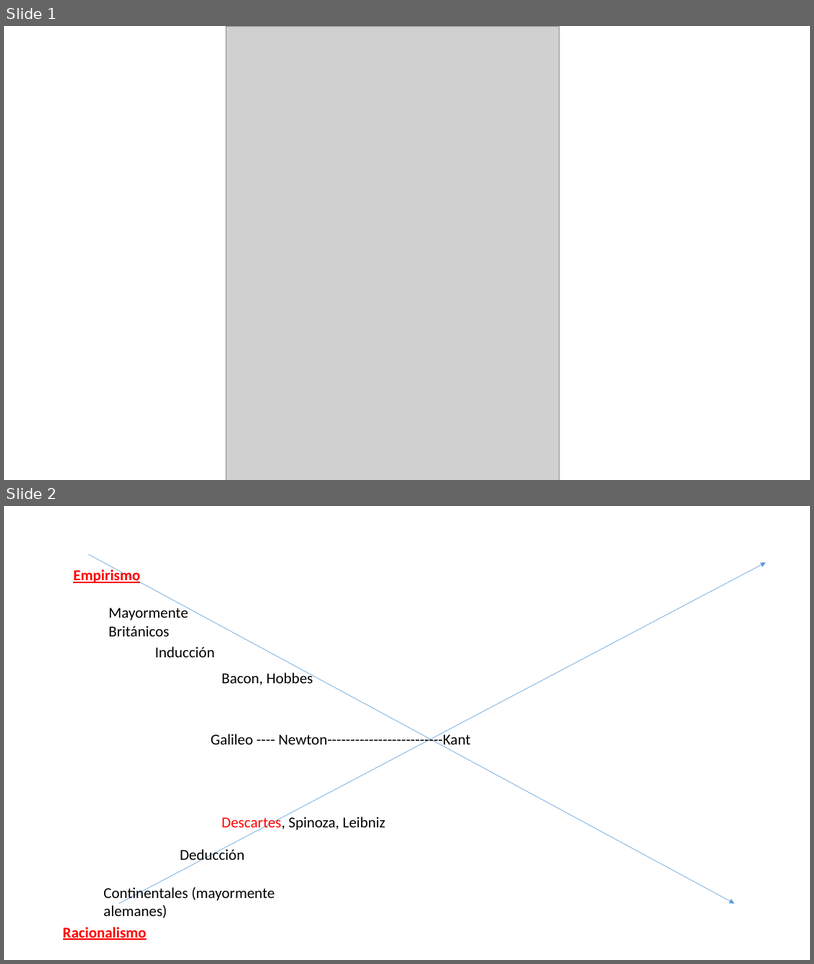
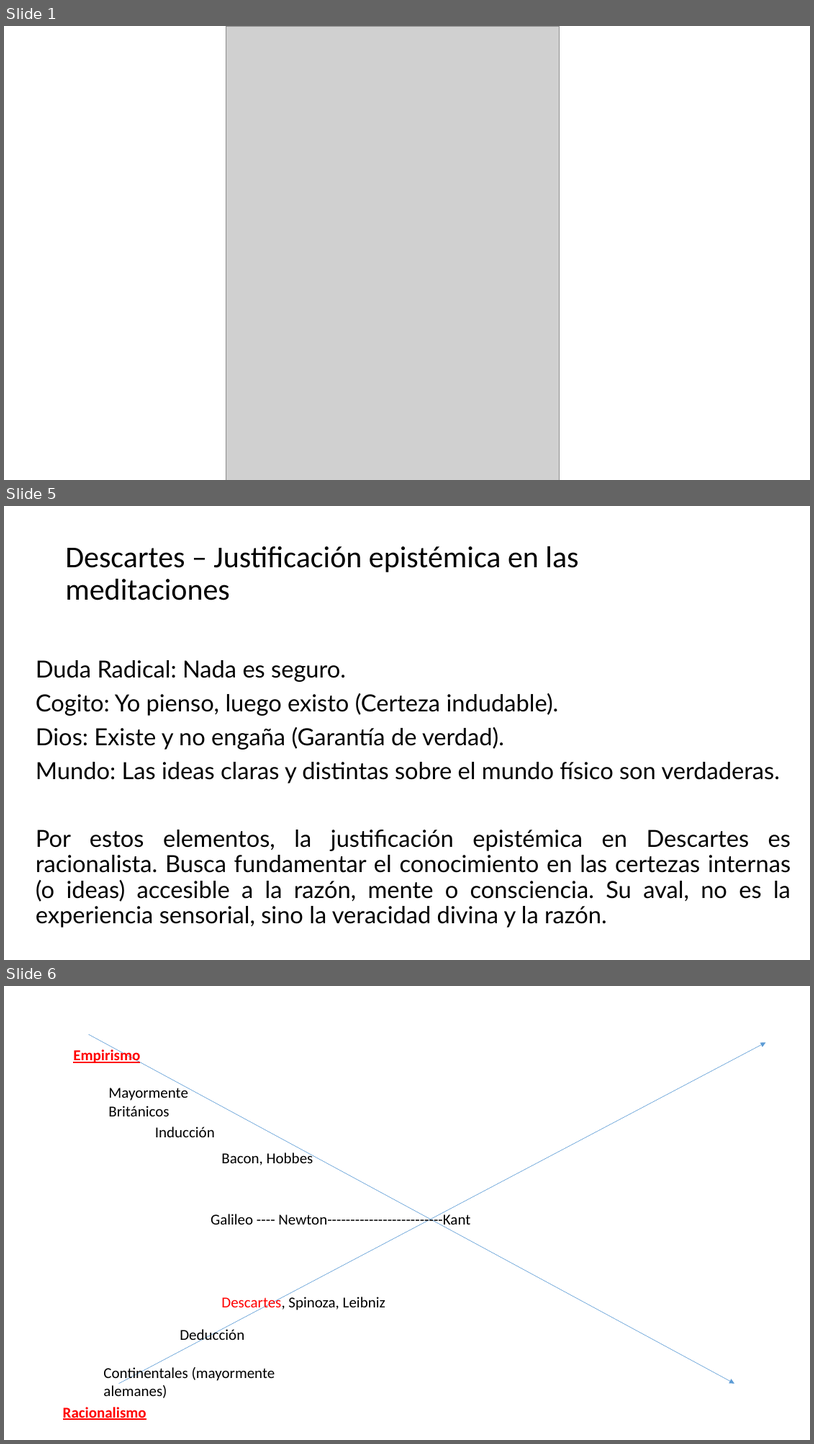
Before and after one commit to zaboltar/ArchaeologyJourney, a slide deck: DigSite/New Arcaism/uarm 2026 a/p crit raymond/09 Descartes.pptx. Shown one above the other, each under a label of ours: slides 1 and 2 before the commit, slides 1, 5 and 6 after it; the slides between them are not shown. The pictures are 814x964 and 814x1444 pixels, drawn with LibreOffice and Linux fonts; fonts in the diff are those of the drawing; grey boxes stand for pictures. Boxes give left, top, right and bottom in pixels: in the first picture for what was removed or moved away, otherwise in the second. Text is boxed around its words. In the diff, an @@ line names an element or a change of style, - is before the commit and + after.

```diff
--- a/DigSite/New Arcaism/uarm 2026 a/p crit raymond/09 Descartes.pptx
+++ b/DigSite/New Arcaism/uarm 2026 a/p crit raymond/09 Descartes.pptx
@@ slide 5 added at [4, 506, 810, 960], background #FFFFFF @@
@@ text added at [65, 546, 579, 600], 36 pt, text #000000 @@
+Descartes – Justificación epistémica en las meditaciones
@@ text added at [36, 660, 791, 927], 28 pt, text #000000 @@
+Duda Radical: Nada es seguro.
+Cogito: Yo pienso, luego existo (Certeza indudable).
+Dios: Existe y no engaña (Garantía de verdad).
+Mundo: Las ideas claras y distintas sobre el mundo físico son verdaderas.
+Por estos elementos, la justificación epistémica en Descartes es racionalista. Busca fundamentar el conocimiento en las certezas internas (o ideas) accesible a la razón, mente o consciencia. Su aval, no es la experiencia sensorial, sino la veracidad divina y la razón.
@@ what was slide 2 is now slide 6 @@
```
Also in this commit, not shown: 4 other slides added, 8 other files.
